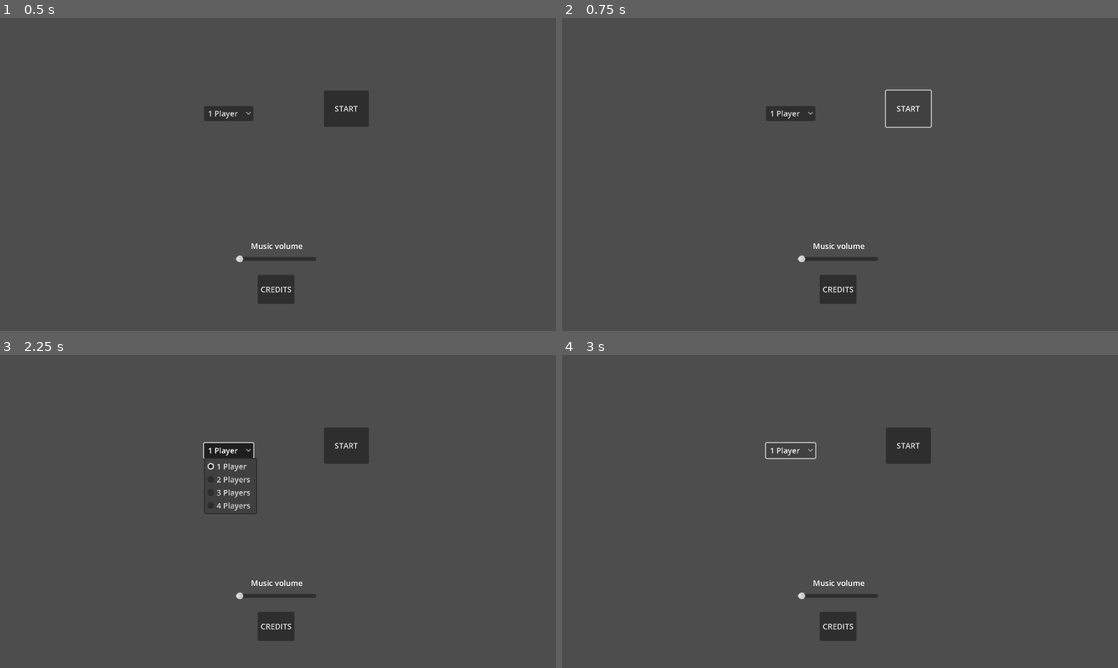
Above: before the commit, frames 1-4 (two rows, left to right).
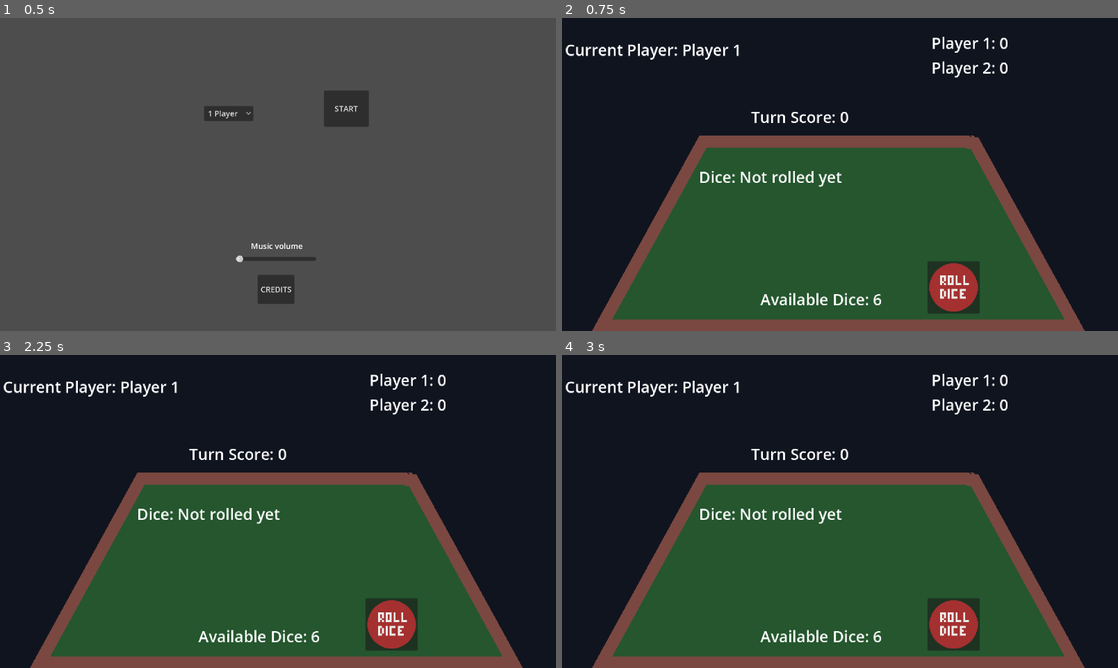
Above: after the commit, the same moments.

Repository: martinbriebac/10-000
Game: Godot game, scene res://scenes/setup_scene.tscn
The game is run twice, just before and just after one commit, with the same random seed, the same clock (stepped at 60 frames per second) and the same inputs.
Inputs (mouse positions are in pixels of both pictures, inside the frame that each line leads up to):
- Up to frame 1 (0.5 s): no input
- Up to frame 2 (0.75 s): click "START" at 0.5 s
- Up to frame 3 (2.25 s): click (344, 445) at 1.25 s, where only the run before the commit has a clickable "START"; click (227, 452) at 2 s, where only the run before the commit has a clickable "1 Player"
- Up to frame 4 (3 s): click (789, 452) at 2.75 s, where only the run before the commit has a clickable "1 Player"

Frame 1 is identical in both runs. In frame 2, 99% of the frame differs, in the area x 0-100%, y 0-100%; in frame 3, 99%; in frame 4, 99%.
Error after the commit: Invalid access of index '0' on a base object of type: 'Array'. (res://scripts/table.gd:254)

Commit message:
trying to fix the start button

Diff:
--- a/scripts/setup_scene.gd
+++ b/scripts/setup_scene.gd
@@ -32,7 +32,7 @@
 	num_players = index + 1
 	print("Number of players selected: ", num_players)
 
-func _on_Button_pressed():
+func _on_StartGameButton_pressed():
 	# Start the game with the selected number of players
 	print("Starting game with ", num_players, " players")
 	# Add code to start the game here
